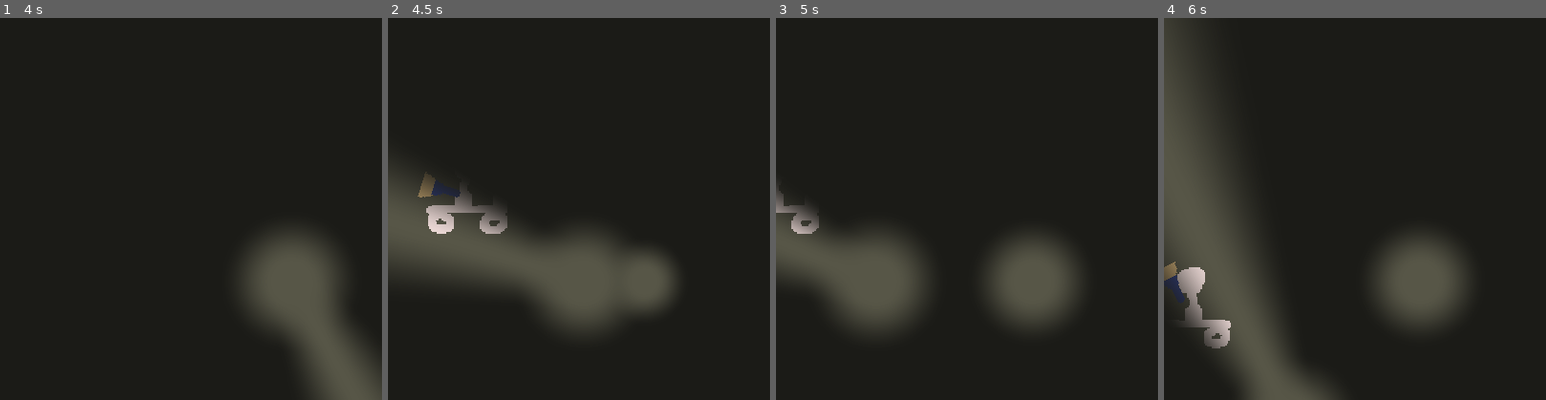
Above: before the commit, frames 1-4 (left to right).
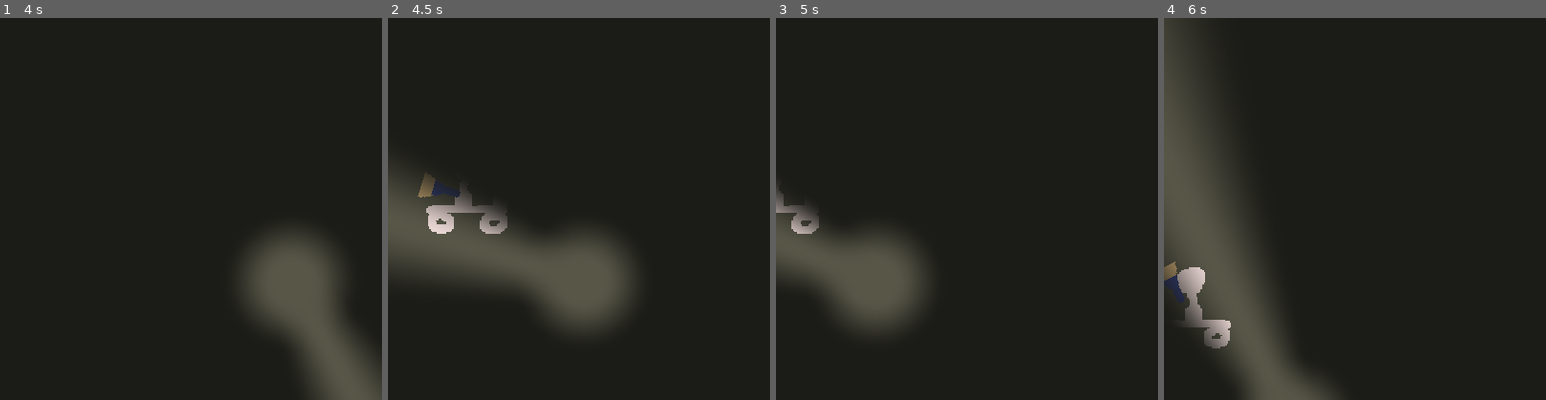
Above: after the commit, the same moments.

Repository: nolenroyalty/flashlight-survivors
Game: Godot game, scene res://Main.tscn
Two runs of this game, one before a commit and one after it. Both use one fixed random seed, a clock stepped at 60 frames per second and the inputs below.
Inputs (mouse positions are % of the whole screen's width and height, from its top left):
- Up to frame 1 (4 s): tap Enter at 0.5 s; move the mouse to (72, 45) at 0.52 s; hold D (player_right) 0.53-1.28 s; move the mouse to (30, 55) at 1.27 s; hold S (player_down) 1.28-2.03 s; move the mouse to (60, 28) at 2.02 s; hold D (player_right) 2.03-2.78 s; move the mouse to (45, 70) at 2.77 s; hold W (player_up) 2.78-3.53 s; move the mouse to (80, 65) at 3.52 s; hold A (player_left) from 3.53 s (still down)
- Up to frame 2 (4.5 s): keep holding A (player_left); right-click (80, 65) at 4.15 s; move the mouse to (20, 35) at 4.27 s
- Up to frame 3 (5 s): keep holding A (player_left)
- Up to frame 4 (6 s): move the mouse to (55, 50) at 5.02 s; release A (player_left) at 5.03 s; hold S (player_down) 5.03-5.78 s; move the mouse to (35, 25) at 5.77 s; hold D (player_right) from 5.78 s (still down)
The pictures show only the part of the screen within x 50-100%, y 25-75%; the shares and areas given below are measured in that part.

Frame 1 is identical in both runs. In frame 2, 1.6% of the frame differs, in the area x 62-76%, y 61-77%; in frame 3, 4.3%; in frame 4, 4.3%, in the area x 55-79%, y 57-81%.

Commit message:
track lighting implementation

Diff:
--- a/Main.tscn
+++ b/Main.tscn
@@ -8,6 +8,7 @@
 [ext_resource path="res://environment/OuterWalls.tscn" type="PackedScene" id=6]
 [ext_resource path="res://light-sources/FireAlarm.tscn" type="PackedScene" id=7]
 [ext_resource path="res://ShakeCamera.gd" type="Script" id=8]
+[ext_resource path="res://light-sources/LightTrackManager.tscn" type="PackedScene" id=9]
 
 [node name="Main" type="Node2D"]
 script = ExtResource( 3 )
@@ -45,3 +46,5 @@
 anchor_mode = 0
 current = true
 script = ExtResource( 8 )
+
+[node name="LightTrackManager" parent="." instance=ExtResource( 9 )]
--- /dev/null
+++ b/globals/Constants.gd
@@ -0,0 +1,4 @@
+extends Node2D
+
+const MIN_Y_ON_SCREEN = 55
+# const LOWER_BOUND = 490
--- /dev/null
+++ b/globals/Constants.tscn
@@ -0,0 +1,6 @@
+[gd_scene load_steps=2 format=2]
+
+[ext_resource path="res://globals/Constants.gd" type="Script" id=1]
+
+[node name="Node2D" type="Node2D"]
+script = ExtResource( 1 )
--- a/globals/Lights.gd
+++ b/globals/Lights.gd
@@ -4,6 +4,8 @@
 
 const MAX_FIXED_LIGHTS = 5
 var FixedLight = preload("res://player/FixedLight.tscn")
+
+# Circle is only used by player and it's confusing, oops
 
 class Circle:
 	var pos = Vector2()
@@ -36,39 +38,16 @@
 	alarm_flashing = value
 	emit_signal("alarm_flash_set", value)
 
-func vec3_of_fixed_light(fl, viewport_size):
-	var pos = fl.position / viewport_size
-	var radius = fl.radius / viewport_size.x
-	return Vector3(pos.x, pos.y, radius)
-
-# I mean this doesn't really belong here but whatever
-func add_fixed_light(pos, radius):
-	fading_lights[fixed_light_idx] = fixed_lights[fixed_light_idx]
-	var dupe = fading_lights[fixed_light_idx]
-
-	var fl = FixedLight.instance()
-	# Ahhhh this is b ad
-	get_tree().get_current_scene().add_child(fl)
-	fl.position = pos
-	fl.radius = 0.0
-	fixed_lights[fixed_light_idx] = fl
-
-	var tween = get_tree().create_tween()
-	tween.set_trans(Tween.TRANS_CUBIC)
-	tween.set_ease(Tween.EASE_OUT)
-	tween.tween_property(fl, "radius", radius, 1.0)
-
-	if dupe != null and is_instance_valid(dupe):
-		dupe.fade(1.0)
-
-	fixed_light_idx = (fixed_light_idx + 1) % MAX_FIXED_LIGHTS
-
+func set_light(fl, idx):
+	fixed_lights[idx] = fl
 
 func vec3_or_zero(node, viewport_size):
 	if node == null or not is_instance_valid(node):
 		return Vector3(0, 0, 0)
 	else:
-		return vec3_of_fixed_light(node, viewport_size)
+		var pos = node.position / viewport_size
+		var radius = node.current_radius / viewport_size.x
+		return Vector3(pos.x, pos.y, radius)
 
 func get_all_lights(viewport_size):
 	var l = []
--- a/globals/State.gd
+++ b/globals/State.gd
@@ -5,6 +5,7 @@
 signal lamp_increased(level)
 signal alarm_enabled()
 signal add_trauma(amount)
+signal tracklights_enabled()
 
 const MAX_HEALTH = 10
 var player_health = MAX_HEALTH setget set_health_do_not_call
@@ -227,6 +228,8 @@
 			fire_alarm_level = min(fire_alarm_level, max_fire_alarm_level)
 		Upgrade.TrackLighting:
 			track_lighting_level += 1
+			if track_lighting_level == 1:
+				emit_signal("tracklights_enabled")
 			track_lighting_level = min(track_lighting_level, max_track_lighting_level)
 		Upgrade.Explode:
 			explode_level += 1
--- /dev/null
+++ b/light-sources/IndividualLightTrack.gd
@@ -0,0 +1,47 @@
+extends LightSource
+
+const FADE_IN = 1.0
+const FADE_OUT = 1.0
+const LIFETIME = 2.0
+const MAX_RADIUS = 55
+const MOVE_DISTANCE = 100
+
+var current_radius = 0 setget set_current_radius
+var move = false
+var vector : Vector2
+var idx = 0
+
+func init(base_pos, idx_, vector_, move_):
+	vector = vector_
+	idx = idx_
+	position = base_pos + idx * vector * MAX_RADIUS * 2.0
+	move = move_
+
+func set_current_radius(value):
+	current_radius = value
+	Lights.set_light(self, idx)
+	$CollisionShape2D.shape.radius = value
+
+func _ready():
+	damage_on_first_tick = true
+	seconds_per_tick = 1.0
+	damage_per_tick = 1.0
+
+	var tween = get_tree().create_tween()
+	tween.set_trans(Tween.TRANS_CUBIC)
+	tween.set_ease(Tween.EASE_OUT)
+	tween.tween_property(self, "current_radius", MAX_RADIUS, FADE_IN)
+
+	if move:
+		var tangent = vector.tangent()
+		var mult = 1
+		if idx % 2 == 0:
+			mult = -1
+		tween.tween_property(self, "position", position + tangent * mult * MOVE_DISTANCE, LIFETIME / 4)
+		tween.tween_property(self, "position", position + tangent * mult * -1 * MOVE_DISTANCE, LIFETIME / 2)
+		tween.tween_property(self, "position", position, LIFETIME / 4)
+	else:
+		tween.tween_interval(LIFETIME)
+
+	tween.tween_property(self, "current_radius", 0, FADE_OUT)
+	tween.tween_callback(self, "call_deferred", ["queue_free"])
--- /dev/null
+++ b/light-sources/IndividualLightTrack.tscn
@@ -0,0 +1,13 @@
+[gd_scene load_steps=4 format=2]
+
+[ext_resource path="res://player/LightSource.tscn" type="PackedScene" id=1]
+[ext_resource path="res://light-sources/IndividualLightTrack.gd" type="Script" id=2]
+
+[sub_resource type="CircleShape2D" id=1]
+radius = 45.0
+
+[node name="IndividualLightTrack" instance=ExtResource( 1 )]
+script = ExtResource( 2 )
+
+[node name="CollisionShape2D" type="CollisionShape2D" parent="." index="0"]
+shape = SubResource( 1 )
--- /dev/null
+++ b/light-sources/LightTrackManager.gd
@@ -0,0 +1,47 @@
+extends Node2D
+
+var IndividualLight = preload("res://light-sources/IndividualLightTrack.tscn")
+onready var timer = $Timer
+var rng : RandomNumberGenerator
+
+func fire():
+	var num = 0
+	var moving = false
+	var x = rng.randf()
+	var y = 1.0 - x
+	var vec = Vector2(x, y)
+
+	match State.track_lighting_level:
+		1:
+			num = 3
+		2:
+			num = 4
+		3:
+			num = 5
+		4:
+			num = 5
+			moving = true
+
+	# holy magic numbers
+	var max_x = 25 + 500 - (vec.x * 2 * 50 * num)
+	var max_y = 500 - (vec.y * 2 * 50 * num)
+	#max_y = min(max_y, Constants.UPPER_BOUND)
+
+	var x_start = rng.randi_range(50 / 2, max_x)
+	var y_start = rng.randi_range(Constants.MIN_Y_ON_SCREEN, max_y)
+	var start = U.v(x_start, y_start)
+
+	for i in range(num):
+		var il = IndividualLight.instance()
+		il.init(start, i, vec, moving)
+		add_child(il)
+
+func enable():
+	fire()
+	timer.start()
+
+func _ready():
+	var _ignore = State.connect("tracklights_enabled", self, "enable")
+	timer.connect("timeout", self, "fire")
+	rng = RandomNumberGenerator.new()
+	rng.randomize()
--- /dev/null
+++ b/light-sources/LightTrackManager.tscn
@@ -0,0 +1,9 @@
+[gd_scene load_steps=2 format=2]
+
+[ext_resource path="res://light-sources/LightTrackManager.gd" type="Script" id=1]
+
+[node name="LightTrackManager" type="Node2D"]
+script = ExtResource( 1 )
+
+[node name="Timer" type="Timer" parent="."]
+wait_time = 5.0
--- a/player/Player.gd
+++ b/player/Player.gd
@@ -44,10 +44,6 @@
 		t.tween_property(self, "invincible", false, 0.0)
 		State.decrease_health(amount)
 
-func _process(_delta):
-	if Input.is_action_just_pressed("debug_emit_fixed_light"):
-		Lights.add_fixed_light(position, 35.0)
-
 func _ready():
 	Lights.player.pos = position
 	set_flashlight_direction()
--- a/project.godot
+++ b/project.godot
@@ -29,6 +29,7 @@
 U="*res://globals/Utilities.tscn"
 Lights="*res://globals/Lights.tscn"
 State="*res://globals/State.tscn"
+Constants="*res://globals/Constants.tscn"
 
 [display]
 
--- a/ui/UpgradeDialogue.gd
+++ b/ui/UpgradeDialogue.gd
@@ -19,7 +19,7 @@
 	rng = RandomNumberGenerator.new()
 	rng.randomize()
 	var all_choices = State.available_upgrades()
-	var my_choices = []
+	var my_choices = [State.Upgrade.TrackLighting]
 
 	for _i in range(min(len(all_choices), 3 - len(my_choices))):
 		var choice = rng.randi_range(0, len(all_choices)-1)
Not shown: 1 places in Main.tscn that only renumber resources
